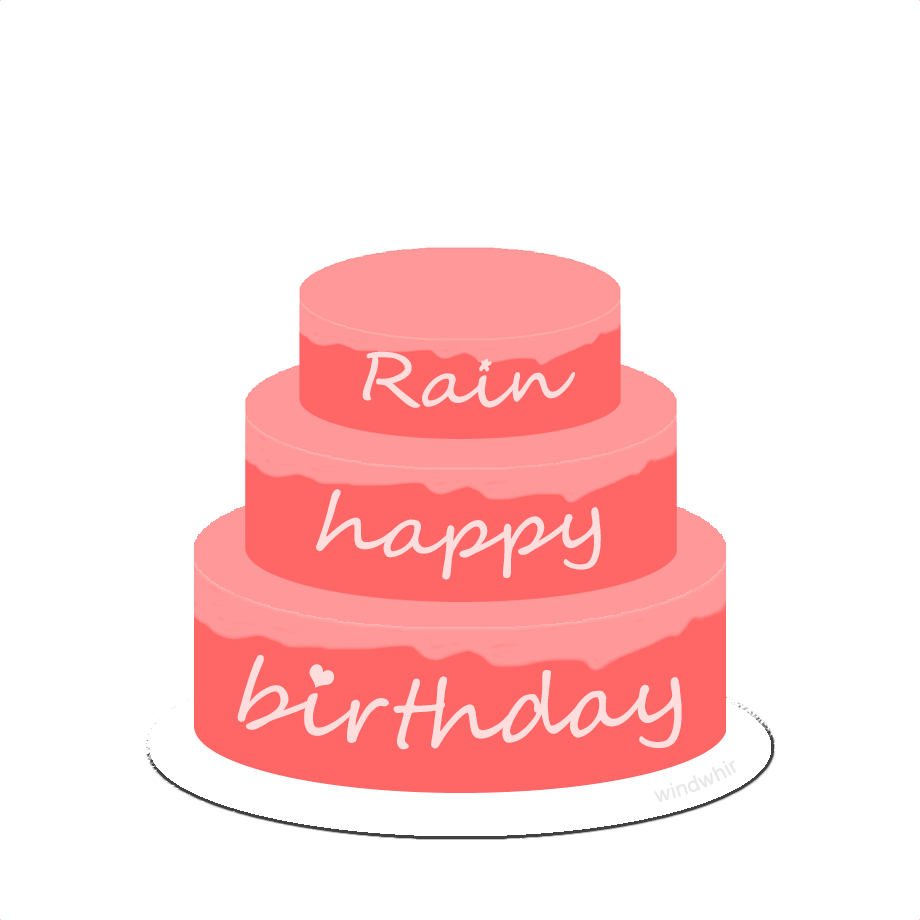
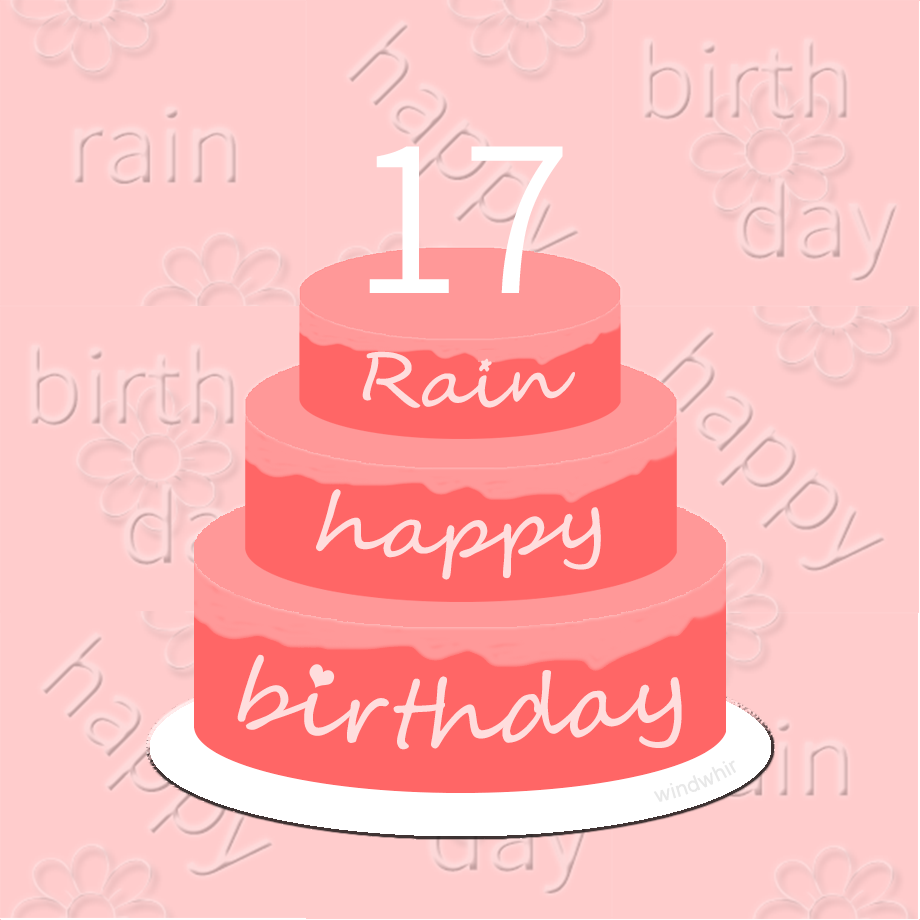
Two versions of the same layered image (920x920). Layer-by-layer changes:
added layer "17" above "形状 2" over [369, 146, 563, 293]
added layer "bg3 拷贝 2" above "bg2 拷贝 2" over [306, 825, 612, 919]
added layer "bg2 拷贝 2" above "bg1 拷贝 2" over [0, 611, 307, 918]
added layer "bg1 拷贝 2" above "bg3 拷贝" over [612, 613, 918, 919]
added layer "bg3 拷贝" above "bg2 拷贝" over [0, 306, 300, 612]
added layer "bg2 拷贝" above "bg1 拷贝" over [620, 306, 919, 613]
added layer "bg3" above "bg2" over [613, 0, 919, 306]
added layer "bg2" above "bg1" over [306, 0, 613, 293]
added layer "bg1" above "定位" over [0, 0, 306, 306]
